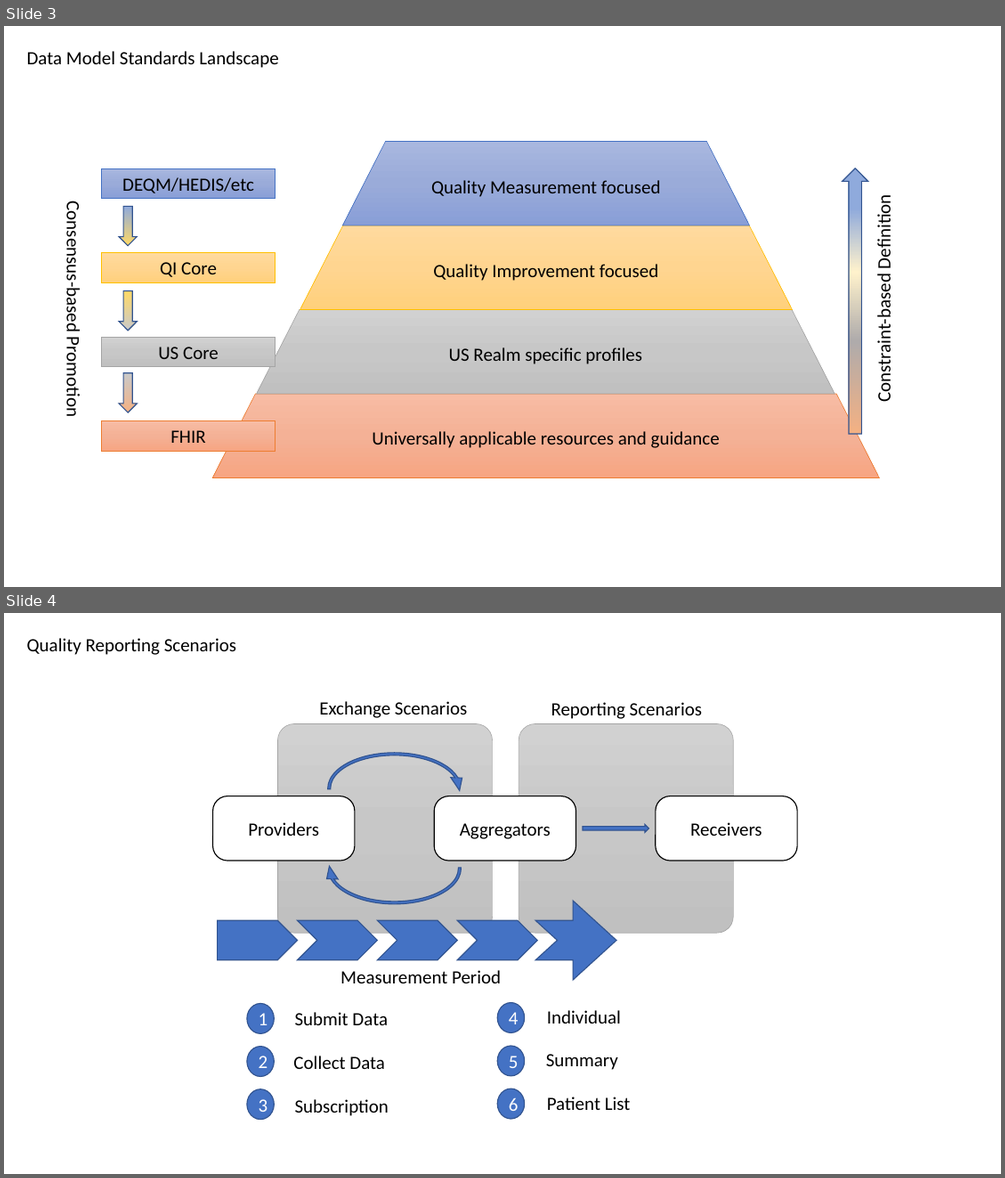
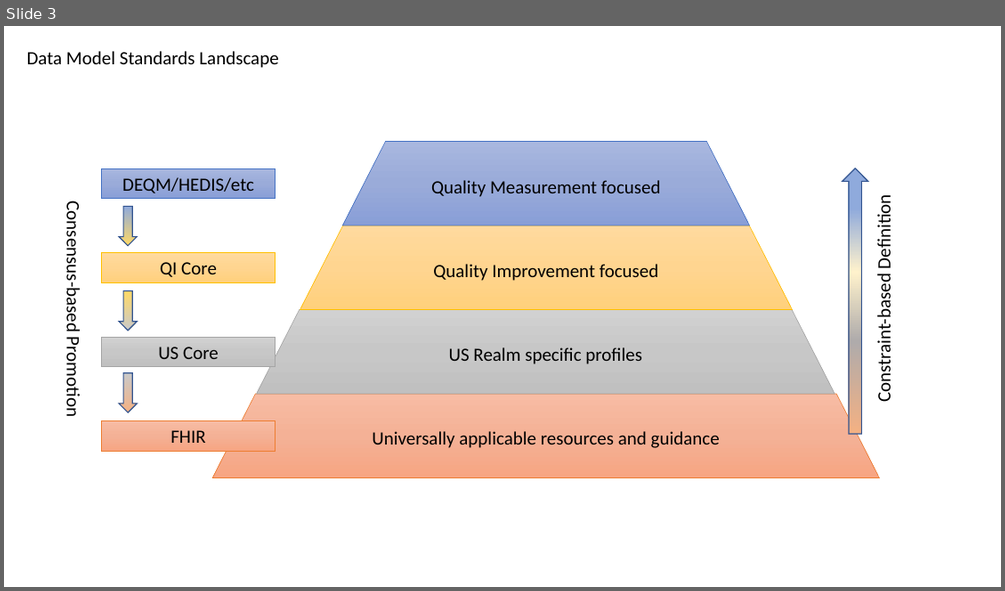
Before and after one commit to HL7/cqf-measures, a slide deck: diagrams/FHIR Measure IG Diagram.pptx. Shown one above the other, each under a label of ours: slides 3 and 4 before the commit, slide 3 after it. The pictures are 1005x1178 and 1005x591 pixels, drawn with LibreOffice and Linux fonts; fonts in the diff are those of the drawing. Boxes give left, top, right and bottom in pixels: in the first picture for what was removed or moved away, otherwise in the second. Text is boxed around its words. In the diff, an @@ line names an element or a change of style, - is before the commit and + after.

```diff
--- a/diagrams/FHIR Measure IG Diagram.pptx
+++ b/diagrams/FHIR Measure IG Diagram.pptx
@@ slide 4 removed at (x1=4, y1=613, x2=1001, y2=1174), background #FFFFFF @@
@@ text removed at (x1=27, y1=638, x2=236, y2=655) @@
-Quality Reporting Scenarios
@@ text removed at (x1=319, y1=701, x2=467, y2=718) @@
-Exchange Scenarios
@@ text removed at (x1=551, y1=702, x2=702, y2=719) @@
-Reporting Scenarios
@@ rounded rectangle removed at (x1=278, y1=723, x2=493, y2=933) @@
@@ rounded rectangle removed at (x1=518, y1=723, x2=733, y2=933) @@
@@ circular arrow removed at (x1=324, y1=748, x2=465, y2=828) @@
@@ rounded rectangle removed at (x1=212, y1=796, x2=355, y2=860) @@
-Providers
@@ rounded rectangle removed at (x1=434, y1=796, x2=576, y2=860) @@
-Aggregators
@@ rounded rectangle removed at (x1=655, y1=796, x2=797, y2=860) @@
-Receivers
@@ right arrow removed at (x1=582, y1=825, x2=649, y2=832) @@
@@ circular arrow removed at (x1=324, y1=828, x2=465, y2=908) @@
@@ notched right arrow removed at (x1=535, y1=900, x2=616, y2=981) @@
@@ pentagon arrow removed at (x1=217, y1=920, x2=297, y2=960) @@
@@ chevron removed at (x1=297, y1=920, x2=377, y2=960) @@
@@ chevron removed at (x1=377, y1=920, x2=457, y2=960) @@
@@ chevron removed at (x1=457, y1=920, x2=537, y2=960) @@
@@ text removed at (x1=340, y1=970, x2=501, y2=983) @@
-Measurement Period
@@ ellipse removed at (x1=247, y1=1004, x2=274, y2=1033) @@
-1
@@ text removed at (x1=295, y1=1012, x2=388, y2=1025) @@
-Submit Data
@@ ellipse removed at (x1=498, y1=1003, x2=525, y2=1032) @@
-4
@@ text removed at (x1=547, y1=1010, x2=621, y2=1023) @@
-Individual
@@ ellipse removed at (x1=247, y1=1046, x2=274, y2=1076) @@
-2
@@ text removed at (x1=293, y1=1055, x2=385, y2=1069) @@
-Collect Data
@@ ellipse removed at (x1=498, y1=1046, x2=525, y2=1076) @@
-5
@@ text removed at (x1=546, y1=1054, x2=618, y2=1070) @@
-Summary
@@ ellipse removed at (x1=247, y1=1089, x2=274, y2=1119) @@
-3
@@ ellipse removed at (x1=498, y1=1088, x2=525, y2=1119) @@
-6
@@ text removed at (x1=295, y1=1099, x2=388, y2=1116) @@
-Subscription
@@ text removed at (x1=547, y1=1096, x2=631, y2=1110) @@
-Patient List
```
Also in this commit, not shown: 1 other slide removed, 2 other files.
